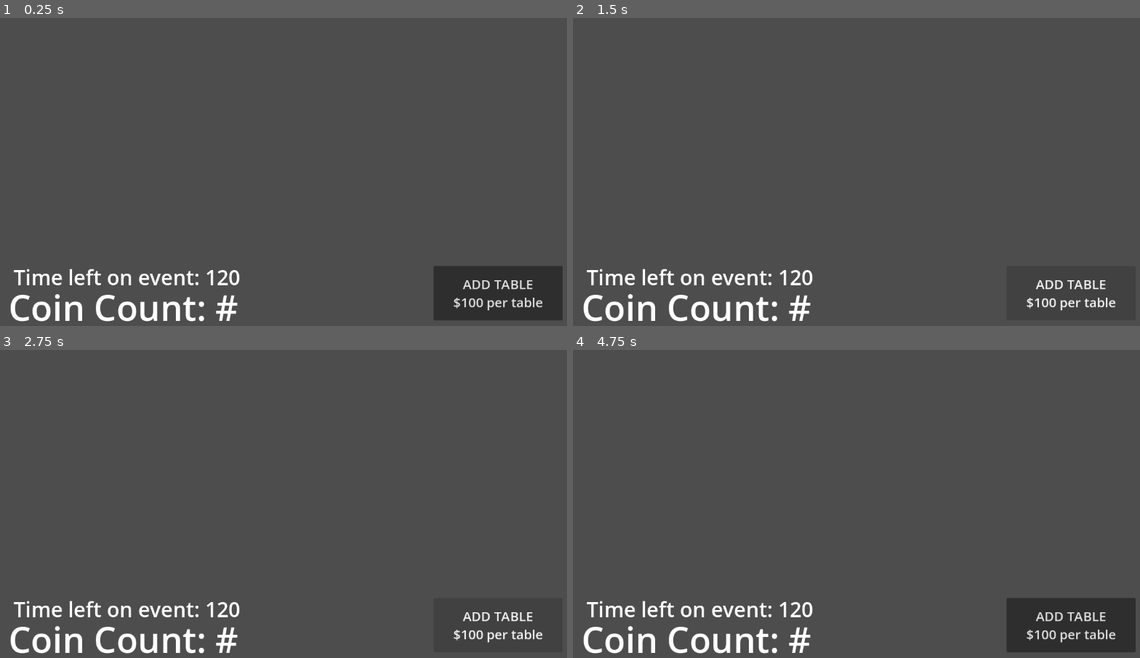
Above: before the commit, frames 1-4 (two rows, left to right).
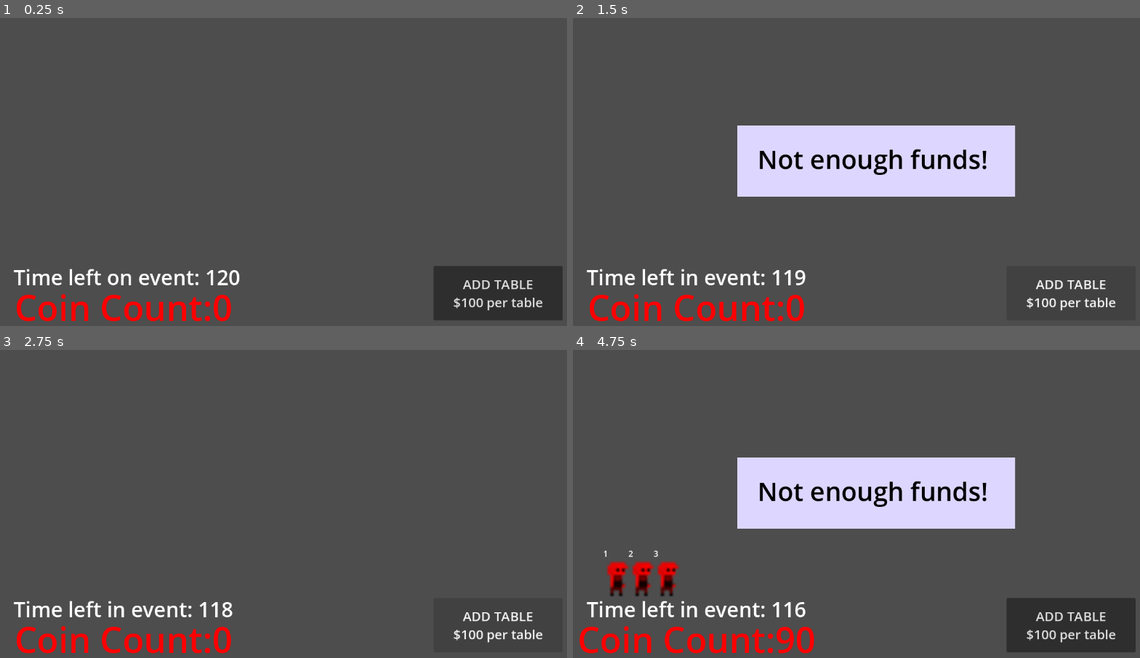
Above: after the commit, the same moments.

Repository: barrettab456/Event-Simulation
Game: Godot game, scene res://main.tscn
The game is run twice, just before and just after one commit, with the same random seed, the same clock (stepped at 60 frames per second) and the same inputs.
Inputs (mouse positions are in pixels of both pictures, inside the frame that each line leads up to):
- Up to frame 1 (0.25 s): no input
- Up to frame 2 (1.5 s): click "ADD TABLE $100 per table" at 0.5 s; click "ADD TABLE $100 per table" at 1.25 s
- Up to frame 3 (2.75 s): click "ADD TABLE $100 per table" at 2 s
- Up to frame 4 (4.75 s): tap Enter (add_table) at 2.75, 3.05, 4.55 s; move the mouse to (992, 485) at 2.77 s; hold Space (add_person) 2.78-3.5 s; click (992, 485) at 2.92 s; drag from (748, 519) to (833, 568) at 3.52 s; move the mouse to (918, 430) at 4.27 s; hold Space (add_person) from 4.28 s (still down); click (918, 430) at 4.42 s

The runs differ from the first frame. In frame 1, 2.0% of the frame differs, in the area x 1-42%, y 89-99%; in frame 2, 14%; in frame 3, 2.6%; in frame 4, 15%, in the area x 1-79%, y 34-99%.

Commit message:
walk_to; order still not right

Diff:
--- a/guest.gd
+++ b/guest.gd
@@ -1,8 +1,10 @@
-extends Node2D
+extends Node
 var satisfaction = 50
 var is_seated = false
 var ticket_price = 30
 var current_table = null
+var has_left = false
+@onready var guest_timer = $guest_leave_timer
 
 @onready var circle_not_seated = $circle_not_seated
 func update_color():
@@ -11,7 +13,22 @@
 	else:
 		circle_not_seated.modulate = Color(1,0,0)
 
-func _on_guest_leave_timer_timeout() -> void:
-	if current_table:
+func name_guest(num_guests):
+	$guest_name.text = str(num_guests)
+
+func _on_guest_leave_timer_timeout():
+	if has_left:
+		has_left = true
+	if is_instance_valid(current_table):
 		current_table.remove_guest(self)
+	print("timer off")
 	queue_free()
+
+func walk_to(new_pos:Vector2, callback=null):
+	# compute distance to find speed of movement
+	var distance:float = self.position.distance_to(new_pos)
+	var tween = get_tree().create_tween()
+	# move 150 pixels per second
+	tween.tween_property(self, "position", new_pos, distance/600)
+	if callback:
+		tween.tween_callback(callback)
--- a/guest.tscn
+++ b/guest.tscn
@@ -9,14 +9,23 @@
 [node name="circle_not_seated" type="Sprite2D" parent="."]
 z_index = 4
 z_as_relative = false
-position = Vector2(38.5, 42.061447)
+position = Vector2(38.5, 73.06145)
 scale = Vector2(5.75, 6.1769075)
 texture = ExtResource("2_286r3")
 region_enabled = true
 region_rect = Rect2(0, 0, 12.86274, 12.05284)
 
 [node name="guest_leave_timer" type="Timer" parent="."]
-wait_time = 2.0
+wait_time = 8.059
 one_shot = true
 
+[node name="guest_name" type="Label" parent="."]
+anchors_preset = -1
+anchor_right = 0.049000002
+offset_left = 10.0
+offset_top = 13.0
+offset_right = 76.0
+offset_bottom = 36.0
+text = "#. Name"
+
 [connection signal="timeout" from="guest_leave_timer" to="." method="_on_guest_leave_timer_timeout"]
--- a/hud.gd
+++ b/hud.gd
@@ -8,15 +8,19 @@
 	$coin_count.text = "Coin Count:" + str(coins)
 
 func check_table_errors(table_list, coins):
-	if table_list.size() == 8:
+	if table_list.size() >= 8:
 		display_no_space()
+		return false
 	if check_sufficient_funds(coins) == false:
 		display_no_funds()
+		return false
+	return true
+
 
 func display_no_space():
-		$no_space.visible = true
-		await get_tree().create_timer(1.0).timeout
-		$no_space.visible = false
+	$no_space.visible = true
+	await get_tree().create_timer(1.0).timeout
+	$no_space.visible = false
 
 func display_no_funds():
 		$no_funds.visible = true
--- a/main.gd
+++ b/main.gd
@@ -1,8 +1,5 @@
 #to get tables to go up (enter)
 #to get guests up (space)
-
-#MAKE FLOW OF HOW GUESTS MOVE BETTER
-
 extends Node
 
 var coins = 0
@@ -34,12 +31,16 @@
 	guests += 1
 	coins += guest.ticket_price
 
-	seat_guest_at_table(guest)
+	guest.name_guest(guests)
 	$Hud.check_sufficient_funds(coins)
 	$Hud.update_coins_hud(coins)
 
+
+	#seat_guest_at_table(guest)
+
+
 func new_table():
-	if $Hud.check_sufficient_funds(coins) and table_list.size() < 8 :
+	if $Hud.check_table_errors(table_list, coins):
 		var table = preload("res://Table.tscn").instantiate()
 		add_child(table)
 
@@ -47,15 +48,14 @@
 		var spacing_x = 250
 		var spacing_y = 250
 		var index = table_list.size()
-		var row = index / cols
+		@warning_ignore("integer_division")
+		var row = int(index / cols)
 		var col = index % cols
 		table.position = Vector2(col * spacing_x, row * spacing_y)
 
 		table_list.append(table)
 
 		coins -= 100
-
-		$Hud.check_table_errors(table_list, coins)
 
 	for guest in unseated_guest_list.duplicate():
 		seat_guest_at_table(guest)
@@ -65,17 +65,13 @@
 
 func seat_guest_at_table(guest):
 	for t in table_list:
-		if t.has_space():
-			t.sit_guest(guest)
-			guest.current_table = t
-			guest.is_seated = true
-
-			$guest/guest_leave_timer.start()
-			guest.update_color()
-			if guest in unseated_guest_list:
-				unseated_guest_list.erase(guest)
-				update_spawn_rate()
-			return
+		t.sit_guest(guest)
+		guest.current_table = t
+		guest.guest_timer.start()
+		if guest in unseated_guest_list:
+			unseated_guest_list.erase(guest)
+			update_spawn_rate()
+		return
 
 
 #GET ADD TABLE BUTTON TO WORK
@@ -83,23 +79,21 @@
 	print("on add")
 	new_table()
 
-func _on_guest_timer_timeout() -> void:
+func _on_guest_timer_timeout():
 	new_guest()
 
 func update_spawn_rate():
 	var next_wait_time = unseated_guest_list.size()*2
-	$guest_timer.wait_time = next_wait_time
-	print(next_wait_time)
+	$Hud/guest_timer.wait_time = next_wait_time
 
 func _on_timer_timeout() -> void:
 	time_left -= 1
-	$Timer/time_timer.text = "Time left in event: " + str(time_left)
+	$Hud/Timer/time_timer.text = "Time left in event: " + str(time_left)
 	if time_left == 0:
 		game_over()
 
 func game_over():
 	if coins >= 1000:
-		$winner.visible = true
+		$Hud/winner.visible = true
 	else:
-		$loser.visible = true
-#MAKE A NEW GAME BUTTON
+		$Hud/loser.visible = true
--- a/main.tscn
+++ b/main.tscn
@@ -1,23 +1,18 @@
-[gd_scene load_steps=2 format=3 uid="uid://bueaoq2xny5pj"]
+[gd_scene load_steps=3 format=3 uid="uid://bueaoq2xny5pj"]
 
-[ext_resource type="Script" uid="uid://ckt0r7epx8sfy" path="res://hud.gd" id="1_0xm2m"]
+[ext_resource type="Script" uid="uid://dtsnjoyjmny53" path="res://main.gd" id="1_0xm2m"]
+[ext_resource type="PackedScene" uid="uid://bjgxdvn4an3j0" path="res://HUD.tscn" id="2_h2yge"]
 
 [node name="Main" type="Node"]
 script = ExtResource("1_0xm2m")
 
-[node name="coin_count" type="Label" parent="."]
-offset_left = -320.0
-offset_top = 547.0
-offset_right = 810.0
-offset_bottom = 722.0
-theme_override_font_sizes/font_size = 70
-text = "Coin Count: #"
-horizontal_alignment = 1
+[node name="Hud" parent="." instance=ExtResource("2_h2yge")]
+position = Vector2(63, 373)
 
-[node name="no_space" type="CanvasLayer" parent="."]
+[node name="no_space" type="CanvasLayer" parent="Hud"]
 visible = false
 
-[node name="Label" type="Label" parent="no_space"]
+[node name="Label" type="Label" parent="Hud/no_space"]
 offset_left = 366.0
 offset_top = 265.0
 offset_right = 750.0
@@ -27,7 +22,7 @@
 text = "No more space!"
 metadata/_edit_use_anchors_ = true
 
-[node name="ColorRect" type="ColorRect" parent="no_space"]
+[node name="ColorRect" type="ColorRect" parent="Hud/no_space"]
 z_index = -1
 offset_left = 326.0
 offset_top = 234.0
@@ -35,41 +30,20 @@
 offset_bottom = 375.0
 color = Color(0.8653553, 0.8375844, 1.5019991, 1)
 
-[node name="no_funds" type="CanvasLayer" parent="."]
-visible = false
-
-[node name="Label" type="Label" parent="no_funds"]
-offset_left = 366.0
-offset_top = 265.0
-offset_right = 750.0
-offset_bottom = 335.0
-theme_override_colors/font_color = Color(0, 0, 0, 1)
-theme_override_font_sizes/font_size = 51
-text = "Not enough funds!"
-metadata/_edit_use_anchors_ = true
-
-[node name="ColorRect" type="ColorRect" parent="no_funds"]
-z_index = -1
-offset_left = 326.0
-offset_top = 234.0
-offset_right = 877.0
-offset_bottom = 375.0
-color = Color(0.8653553, 0.8375844, 1.5019991, 1)
-
-[node name="add_table" type="Button" parent="."]
-offset_left = 860.0
-offset_top = 513.0
-offset_right = 1116.0
-offset_bottom = 621.0
+[node name="add_table" type="Button" parent="Hud"]
+offset_left = 797.0
+offset_top = 140.0
+offset_right = 1053.0
+offset_bottom = 248.0
 focus_mode = 0
 theme_override_font_sizes/font_size = 26
 text = "ADD TABLE
 $100 per table"
 
-[node name="winner" type="CanvasLayer" parent="."]
+[node name="winner" type="CanvasLayer" parent="Hud"]
 visible = false
 
-[node name="Label" type="Label" parent="winner"]
+[node name="Label" type="Label" parent="Hud/winner"]
 offset_left = 118.0
 offset_top = 220.0
 offset_right = 1076.0
@@ -81,7 +55,7 @@
 horizontal_alignment = 1
 metadata/_edit_use_anchors_ = true
 
-[node name="ColorRect" type="ColorRect" parent="winner"]
+[node name="ColorRect" type="ColorRect" parent="Hud/winner"]
 z_index = -1
 offset_left = 80.0
 offset_top = 35.0
@@ -89,14 +63,14 @@
 offset_bottom = 580.0
 color = Color(0.8653553, 0.8375844, 1.5019991, 1)
 
-[node name="guest_timer" type="Timer" parent="."]
-wait_time = 2.0
+[node name="guest_timer" type="Timer" parent="Hud"]
+wait_time = 4.0
 autostart = true
 
-[node name="Timer" type="Timer" parent="."]
+[node name="Timer" type="Timer" parent="Hud"]
 autostart = true
 
-[node name="time_timer" type="Label" parent="Timer"]
+[node name="time_timer" type="Label" parent="Hud/Timer"]
 offset_left = 27.0
 offset_top = 507.0
 offset_right = 477.0
@@ -104,10 +78,10 @@
 theme_override_font_sizes/font_size = 41
 text = "Time left on event: 120"
 
-[node name="loser" type="CanvasLayer" parent="."]
+[node name="loser" type="CanvasLayer" parent="Hud"]
 visible = false
 
-[node name="Label" type="Label" parent="loser"]
+[node name="Label" type="Label" parent="Hud/loser"]
 offset_left = 118.0
 offset_top = 220.0
 offset_right = 1076.0
@@ -118,7 +92,7 @@
 horizontal_alignment = 1
 metadata/_edit_use_anchors_ = true
 
-[node name="ColorRect" type="ColorRect" parent="loser"]
+[node name="ColorRect" type="ColorRect" parent="Hud/loser"]
 z_index = -1
 offset_left = 80.0
 offset_top = 35.0
@@ -126,6 +100,36 @@
 offset_bottom = 580.0
 color = Color(0.8653553, 0.8375844, 1.5019991, 1)
 
-[connection signal="pressed" from="add_table" to="." method="_on_add_table_pressed"]
-[connection signal="timeout" from="guest_timer" to="." method="_on_guest_timer_timeout"]
-[connection signal="timeout" from="Timer" to="." method="_on_timer_timeout"]
+[node name="coin_count" type="Label" parent="Hud"]
+offset_left = -383.0
+offset_top = 174.0
+offset_right = 747.0
+offset_bottom = 349.0
+theme_override_font_sizes/font_size = 70
+text = "Coin Count: #"
+horizontal_alignment = 1
+
+[node name="no_funds" type="CanvasLayer" parent="Hud"]
+visible = false
+
+[node name="Label" type="Label" parent="Hud/no_funds"]
+offset_left = 366.0
+offset_top = 265.0
+offset_right = 750.0
+offset_bottom = 335.0
+theme_override_colors/font_color = Color(0, 0, 0, 1)
+theme_override_font_sizes/font_size = 51
+text = "Not enough funds!"
+metadata/_edit_use_anchors_ = true
+
+[node name="ColorRect" type="ColorRect" parent="Hud/no_funds"]
+z_index = -1
+offset_left = 326.0
+offset_top = 234.0
+offset_right = 877.0
+offset_bottom = 375.0
+color = Color(0.8653553, 0.8375844, 1.5019991, 1)
+
+[connection signal="pressed" from="Hud/add_table" to="." method="_on_add_table_pressed"]
+[connection signal="timeout" from="Hud/guest_timer" to="." method="_on_guest_timer_timeout"]
+[connection signal="timeout" from="Hud/Timer" to="." method="_on_timer_timeout"]
--- a/table.gd
+++ b/table.gd
@@ -1,37 +1,32 @@
 extends Node2D
 
 var max_capacity = 4
-var seated_guests = 0
-var sat_guest_list = []
+const seat_loc:Array[Vector2] = [
+	Vector2(-7, 10),
+	Vector2(70, 10),
+	Vector2(-7, 75),
+	Vector2(70, 75)
+]
 
-func has_space():
-	return seated_guests < max_capacity
+var chairs:Array = [null, null, null, null]
 
 func sit_guest(guest):
-	if has_space():
-		seated_guests += 1
-		sat_guest_list.append(guest)
+	for i in range(chairs.size()):
+		if chairs[i] == null:
+			chairs[i] = guest
+			guest.is_seated = true
+			guest.current_table = self
+			guest.update_color()
 
-		var seat_pos := Vector2.ZERO
+			var target_pos = global_position + seat_loc[i]
+			guest.walk_to(target_pos)
 
-		if seated_guests == 1:
-			seat_pos = Vector2(-7, 10)
-		elif seated_guests == 2:
-			seat_pos = Vector2(70,10)
-		elif seated_guests == 3:
-			seat_pos = Vector2(-7, 75)
-		elif seated_guests == 4:
-			seat_pos = Vector2(70, 75)
-
-		guest.is_seated = true
-		guest.update_color()
-		guest.current_table = self
-		guest.global_position = global_position + seat_pos
+			return
 
 func remove_guest(guest):
-	if guest in sat_guest_list:
-			sat_guest_list.erase(guest)
-			seated_guests -= 1
-			guest.is_seated = false
-			guest.current_table = null
-			guest.update_color()
+	var index := chairs.find(guest)
+	if index != -1:
+		chairs[index] = null
+		guest.is_seated = false
+		guest.current_table = null
+		guest.update_color()
